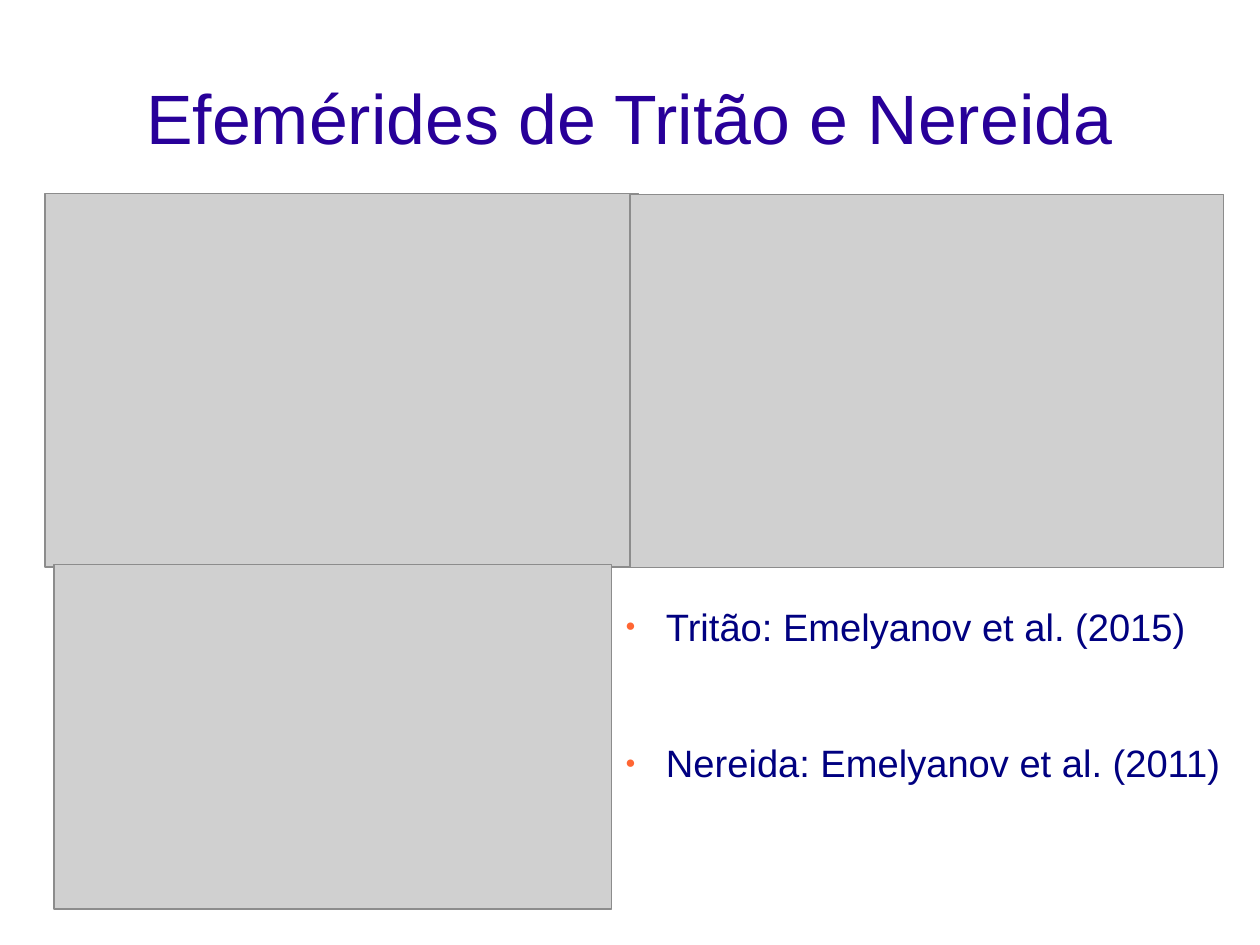
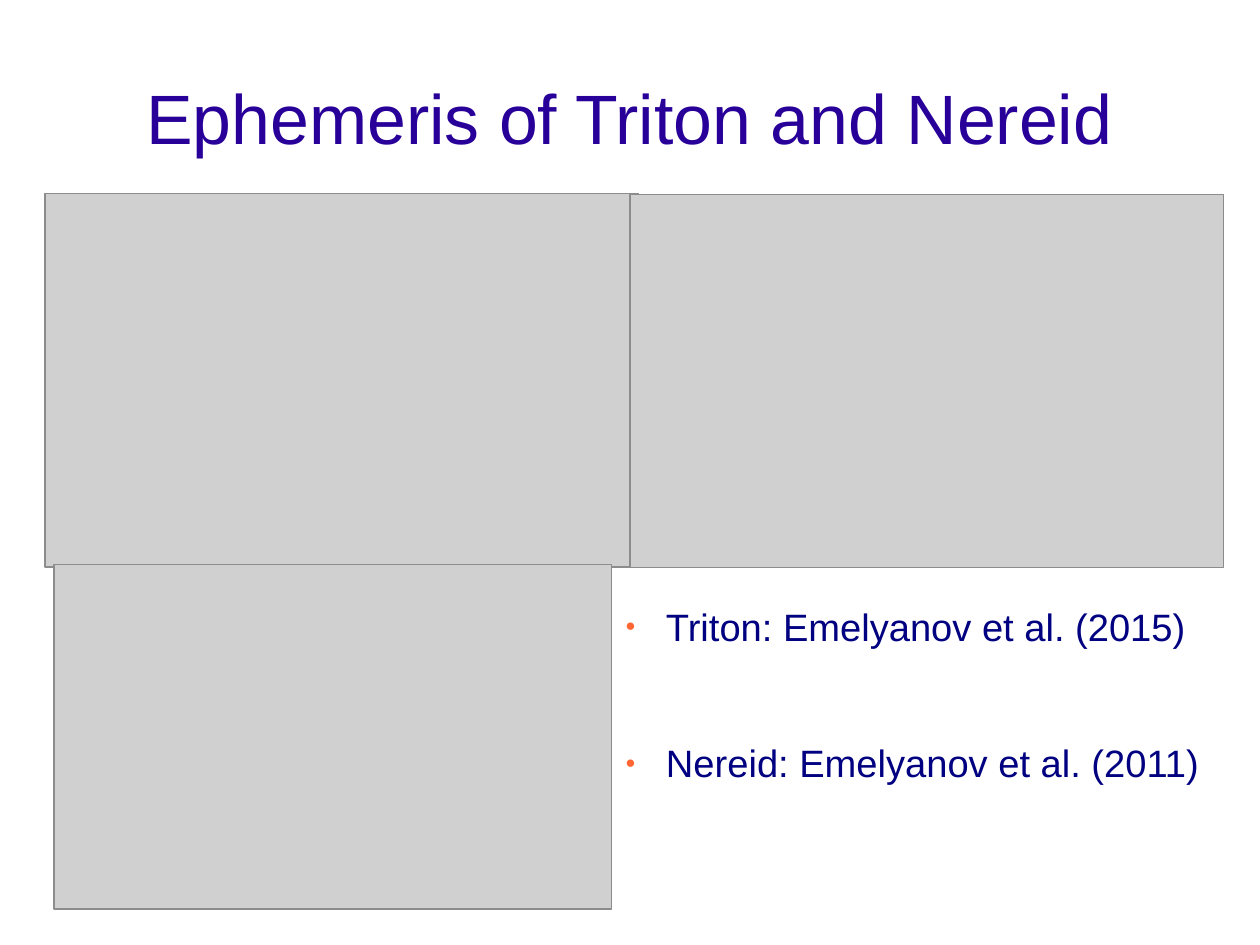
Before and after one commit to altairgomes/Latex, a slide deck: slide 12 of Poster-Apresentação/Taller2015-Altair.odp. Drawn at 1260x945 pixels with LibreOffice and Linux fonts; fonts in the diff are those of the drawing; grey boxes stand for pictures; background and template pictures are left out. Boxes give left, top, right and bottom in pixels: in the first picture for what was removed or moved away, otherwise in the second. Text is boxed around its words. In the diff, an @@ line names an element or a change of style, - is before the commit and + after.

```diff
--- a/Poster-Apresentação/Taller2015-Altair.odp
+++ b/Poster-Apresentação/Taller2015-Altair.odp
@@ title at (146,93,1113,157): text changed @@
-Efemérides de Tritão e Nereida
+Ephemeris of Triton and Nereid
@@ text at (666,613,1198,785): text changed @@
-● Tritão: Emelyanov et al. (2015)
-● Nereida: Emelyanov et al. (2011)
+● Triton: Emelyanov et al. (2015)
+● Nereid: Emelyanov et al. (2011)
```
Also in this commit, not shown: 4 other slides changed, 9 slides added, 9 slides removed, 5 other files.
